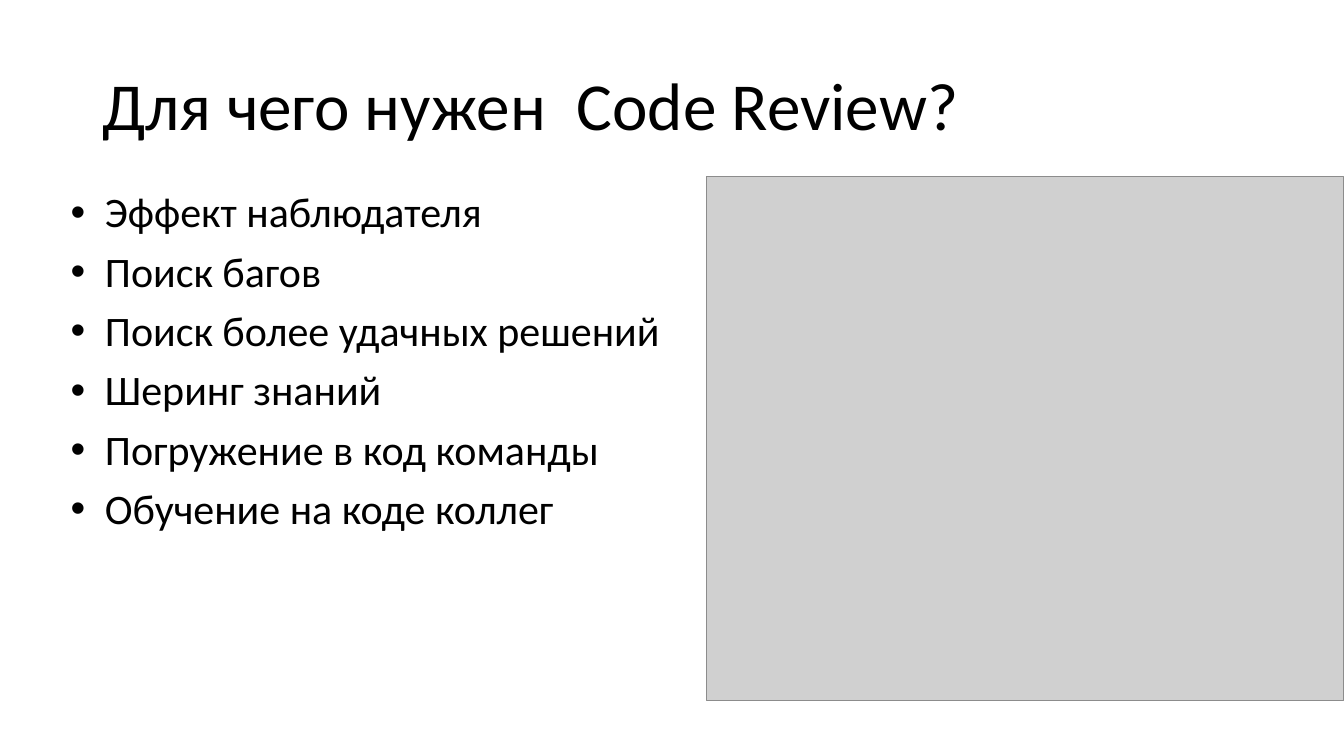
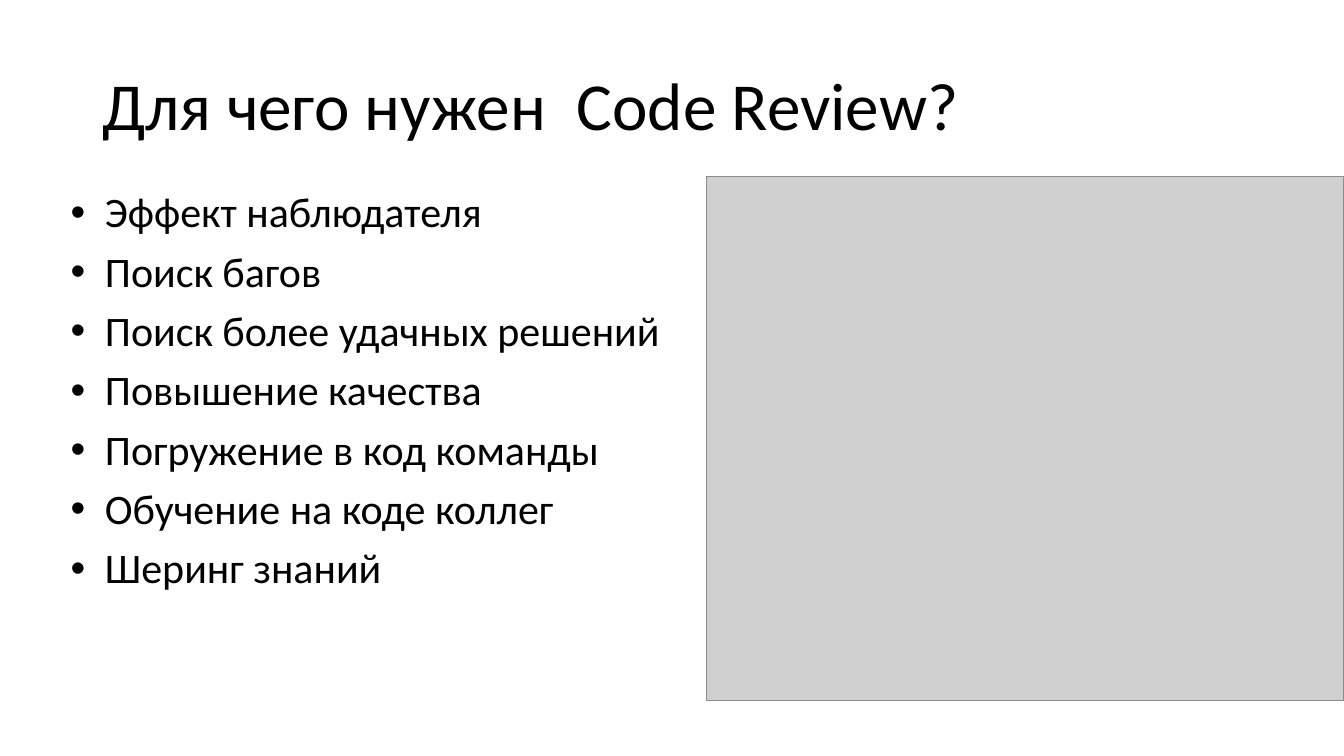
Before and after one commit to xtrueman/prog_instruments, a slide deck: slide 7 of presentations/CodeReview.pptx. Drawn at 1344x756 pixels with LibreOffice and Linux fonts; fonts in the diff are those of the drawing; grey boxes stand for pictures. Boxes give left, top, right and bottom in pixels: in the first picture for what was removed or moved away, otherwise in the second. Text is boxed around its words. In the diff, an @@ line names an element or a change of style, - is before the commit and + after.

Commit message:
CodeReview

```diff
--- a/presentations/CodeReview.pptx
+++ b/presentations/CodeReview.pptx
@@ text at <box>105,378,482,406</box>: text changed @@
-• Шеринг знаний
+• Повышение качества
@@ text at <box>105,554,381,590</box>: paragraph added @@
+• Шеринг знаний
```
Also in this commit, not shown: 14 other slides changed, 7 slides added, 1 other file.
